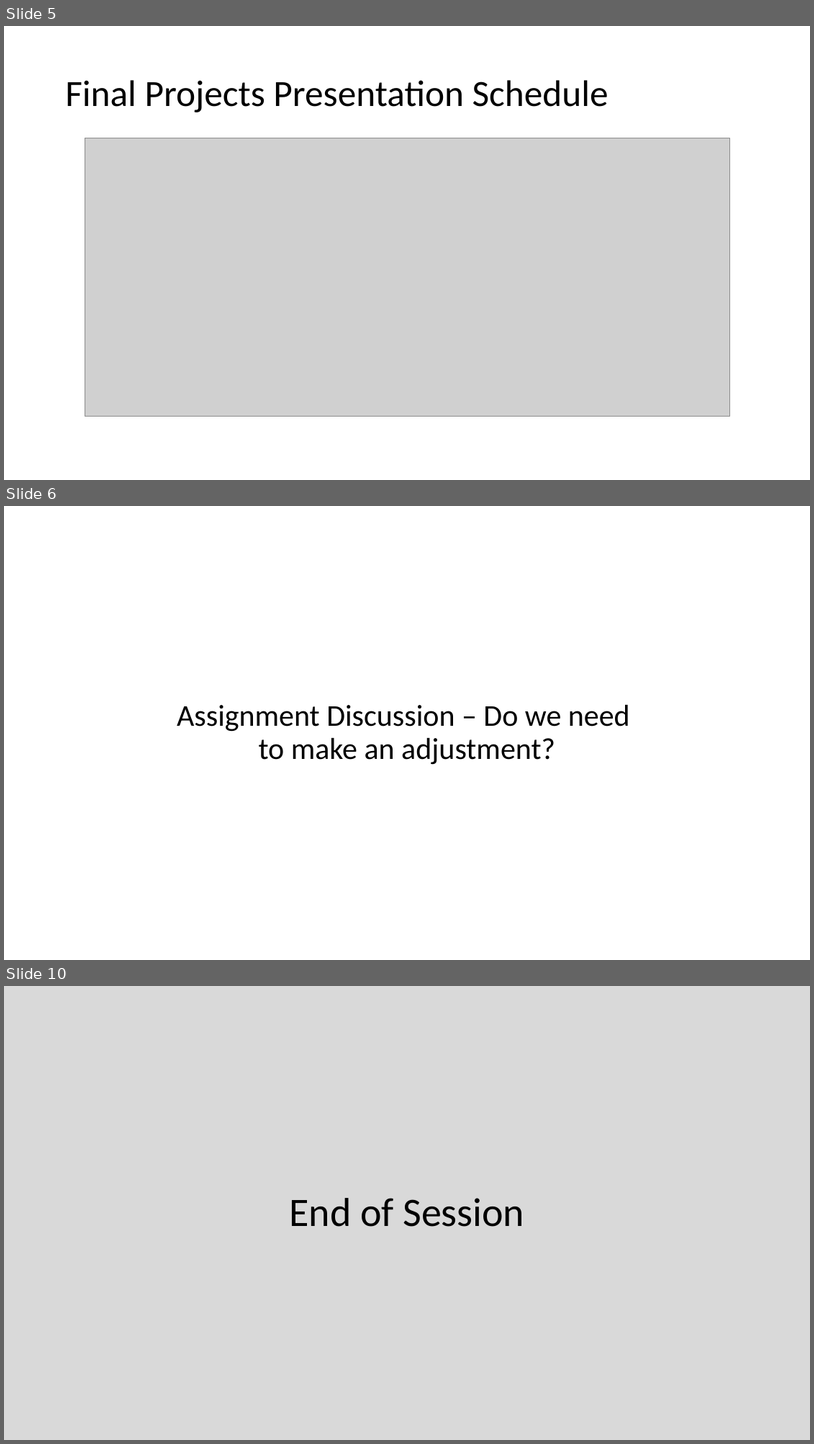
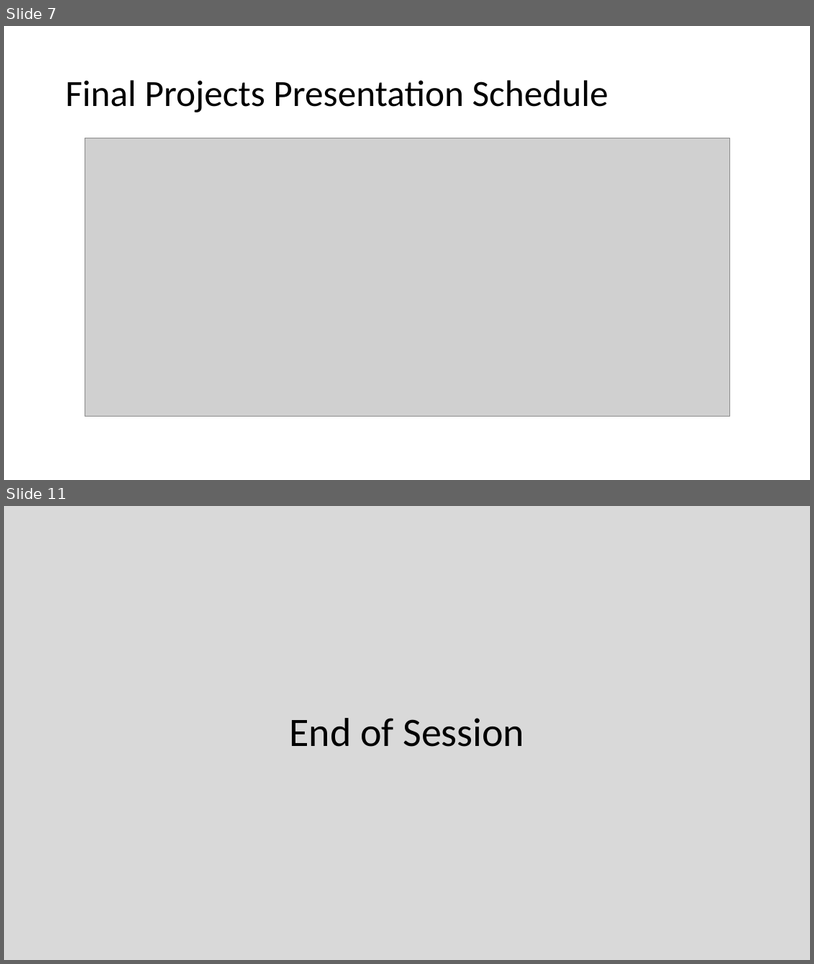
Before and after one commit to EricJPogue/CPSC-24500, a slide deck: lecture-slides/2019-12-02-oop.pptx. Shown one above the other, each under a label of ours: slides 5, 6 and 10 before the commit, slides 7 and 11 after it; the slides between them are not shown. The pictures are 814x1444 and 814x964 pixels, drawn with LibreOffice and Linux fonts; fonts in the diff are those of the drawing; grey boxes stand for pictures. Boxes give left, top, right and bottom in pixels: in the first picture for what was removed or moved away, otherwise in the second. Text is boxed around its words. In the diff, an @@ line names an element or a change of style, - is before the commit and + after.

```diff
--- a/lecture-slides/2019-12-02-oop.pptx
+++ b/lecture-slides/2019-12-02-oop.pptx
@@ slide 6 removed at box(4, 506, 810, 960), background #FFFFFF @@
@@ title removed at box(177, 705, 630, 764) @@
-Assignment Discussion – Do we need
-to make an adjustment?
@@ what was slide 5 is now slide 7 @@
@@ what was slide 10 is now slide 11 @@
```
Also in this commit, not shown: 5 slides changed, 3 slides added, 1 other slide removed.
